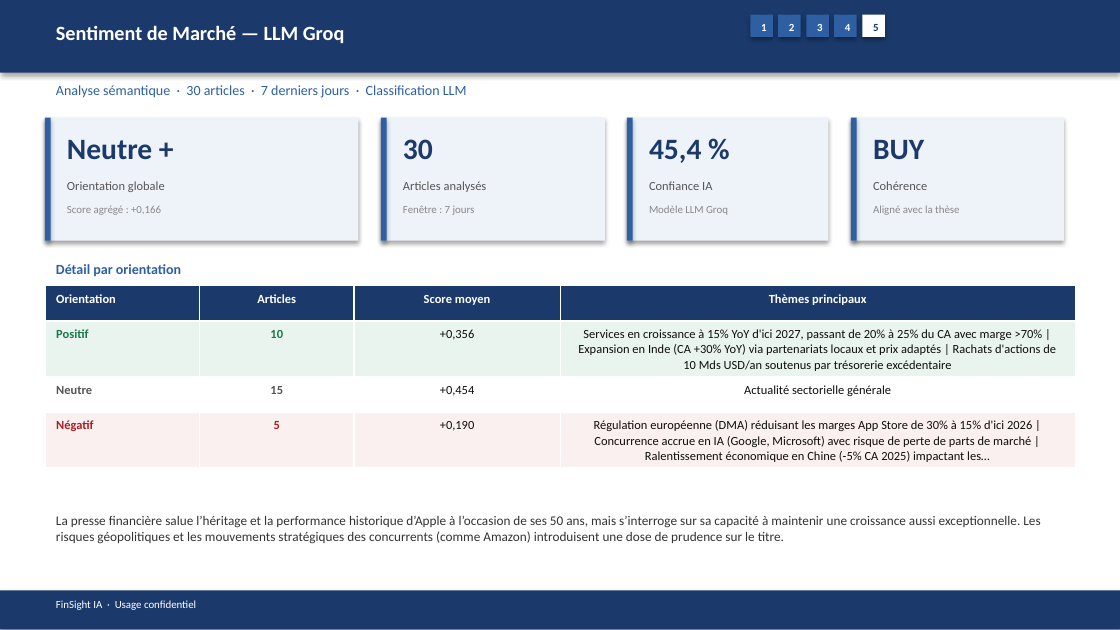
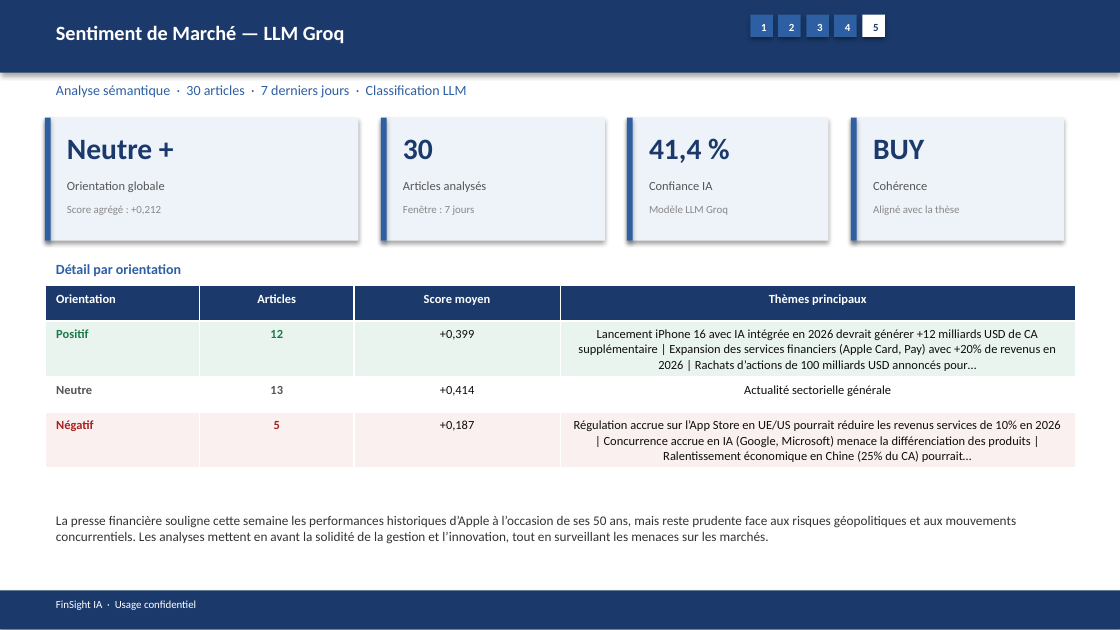
Before and after one commit to baptistejeh07-art/finsight-ia, a slide deck: slide 18 of preview/AAPL/AAPL_pitchbook.pptx. Drawn at 1120x630 pixels with LibreOffice and Linux fonts; fonts in the diff are those of the drawing. Boxes give left, top, right and bottom in pixels: in the first picture for what was removed or moved away, otherwise in the second. Text is boxed around its words. In the diff, an @@ line names an element or a change of style, - is before the commit and + after.

```diff
--- a/preview/AAPL/AAPL_pitchbook.pptx
+++ b/preview/AAPL/AAPL_pitchbook.pptx
@@ text at <box>649,140,701,163</box>: text changed @@
-45,4 %
+41,4 %
@@ text at <box>67,206,161,215</box>: text changed @@
-Score agrégé : +0,166
+Score agrégé : +0,212
@@ table at <box>45,286,1075,466</box> @@
-row 2: Positif | 10 | +0,356 | Services en croissance à 15% YoY d'ici 2027, passant de 20% à 25% du CA avec marge >70% | Expansion en Inde (CA +30% YoY) via partenariats locaux et prix adaptés | Rachats d'actions de 10 Mds USD/an soutenus par trésorerie excédentaire
+row 2: Positif | 12 | +0,399 | Lancement iPhone 16 avec IA intégrée en 2026 devrait générer +12 milliards USD de CA supplémentaire | Expansion des services financiers (Apple Card, Pay) avec +20% de revenus en 2026 | Rachats d’actions de 100 milliards USD annoncés pour…
-row 3, column 2: 15
+row 3, column 2: 13
-row 3, column 3: +0,454
+row 3, column 3: +0,414
-row 4, column 3: +0,190
+row 4, column 3: +0,187
-row 4, column 4: Régulation européenne (DMA) réduisant les marges App Store de 30% à 15% d'ici 2026 | Concurrence accrue en IA (Google, Microsoft) avec risque de perte de parts de marché | Ralentissement économique en Chine (-5% CA 2025) impactant les…
+row 4, column 4: Régulation accrue sur l’App Store en UE/US pourrait réduire les revenus services de 10% en 2026 | Concurrence accrue en IA (Google, Microsoft) menace la différenciation des produits | Ralentissement économique en Chine (25% du CA) pourrait…
@@ text at <box>56,516,1017,544</box>: text changed @@
-La presse financière salue l’héritage et la performance historique d’Apple à l’occasion de ses 50 ans, mais s’interroge sur sa capacité à maintenir une croissance aussi exceptionnelle. Les risques géopolitiques et les mouvements stratégiques des concurrents (comme Amazon) introduisent une dose de prudence sur le titre.
+La presse financière souligne cette semaine les performances historiques d’Apple à l’occasion de ses 50 ans, mais reste prudente face aux risques géopolitiques et aux mouvements concurrentiels. Les analyses mettent en avant la solidité de la gestion et l’innovation, tout en surveillant les menaces sur les marchés.
```
Also in this commit, not shown: 12 other slides changed, 4 other files.
